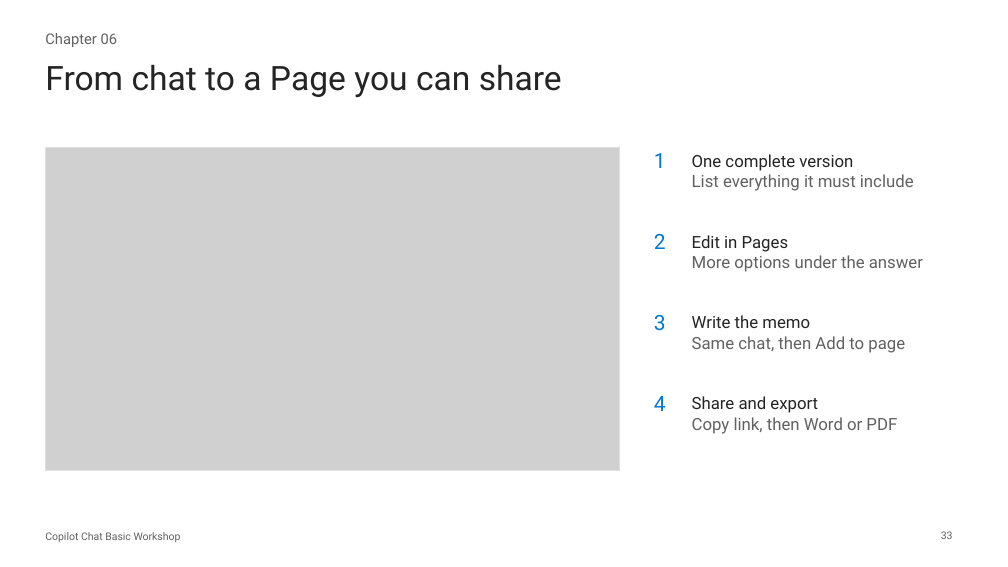
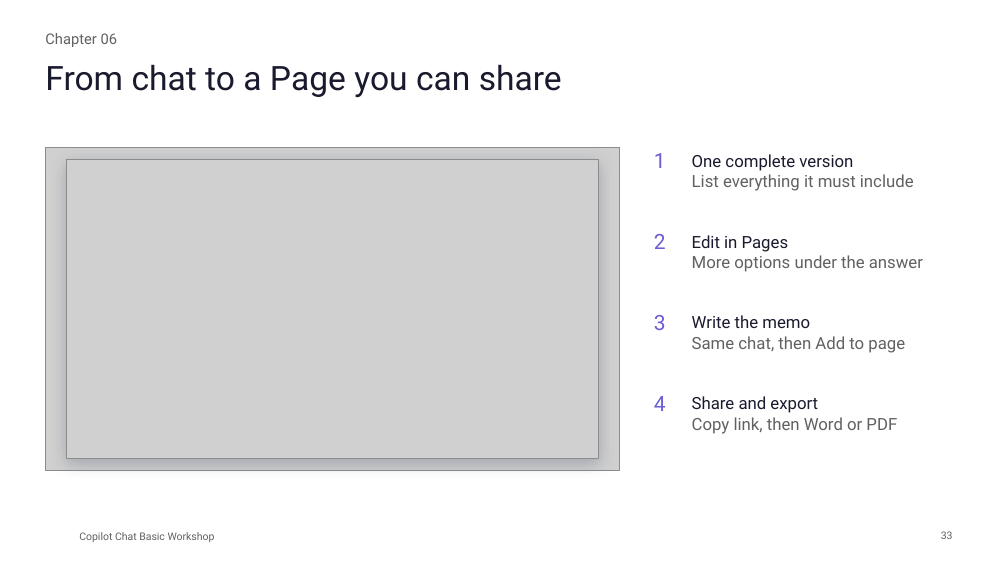
Before and after one commit to Asraf-JS/Copilot-Chat-Basic-Workshop, a slide deck: slide 33 of Copilot-Chat-Basic-Workshop-Deck.pptx. Drawn at 1008x567 pixels with LibreOffice and Linux fonts; fonts in the diff are those of the drawing; grey boxes stand for pictures; background and template pictures are left out. Boxes give left, top, right and bottom in pixels: in the first picture for what was removed or moved away, otherwise in the second. Text is boxed around its words. In the diff, an @@ line names an element or a change of style, - is before the commit and + after.

```diff
--- a/Copilot-Chat-Basic-Workshop-Deck.pptx
+++ b/Copilot-Chat-Basic-Workshop-Deck.pptx
@@ rectangle: place and size @@
-rectangle at (45,147,620,471)
+rectangle at (67,160,599,459)
@@ rectangle at (67,160,599,459): fill none to #FFFFFF; outline #E0E0E0 1 pt to #E0E0E0 0.75 pt; shadow on @@
@@ picture added at (67,160,599,459) @@
@@ text colour #0078D4 to #6B5DD3 in 4 elements at (654,153,666,168), (654,234,666,249), (654,315,666,330), (654,396,666,411) @@
@@ text "Copilot Chat Basic Workshop": place and size @@
-text "Copilot Chat Basic Workshop" at (45,532,181,542)
+text "Copilot Chat Basic Workshop" at (79,532,215,542)
```
Also in this commit, not shown: 49 other slides changed, 10 other files.
